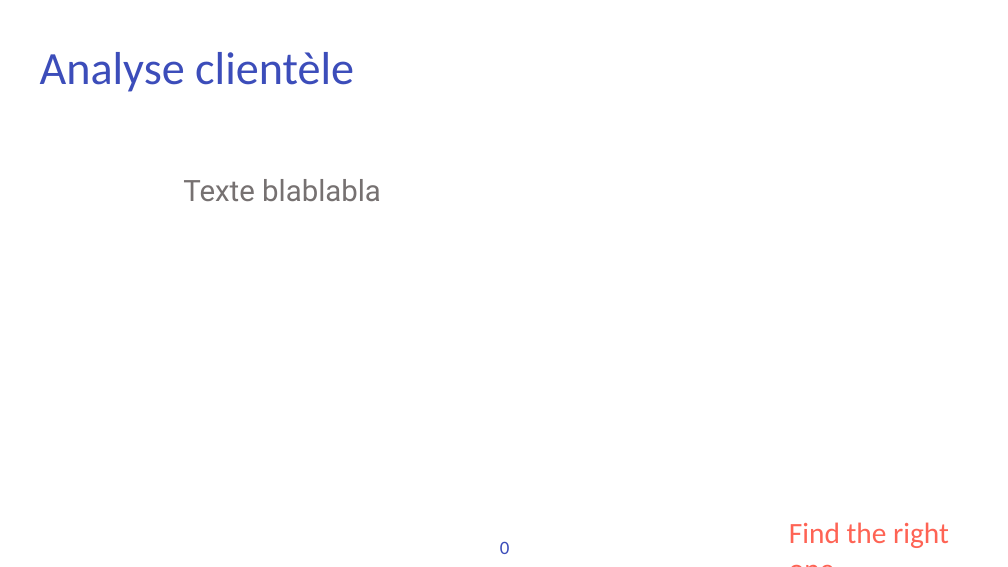
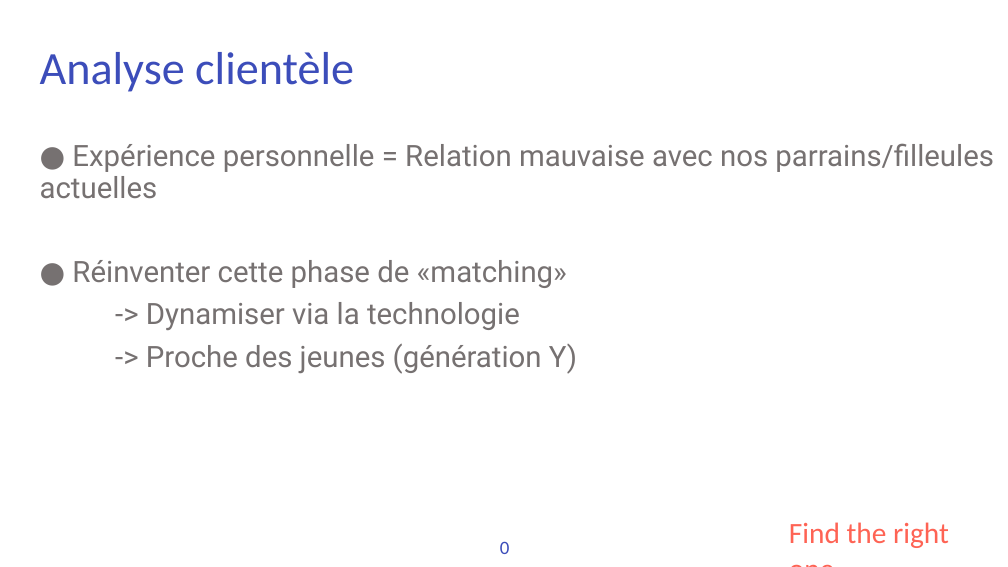
Before and after one commit to solown/ServeurWEB_PROJET, a slide deck: slide 5 of presentation/fr81.pptx. Drawn at 1008x567 pixels with LibreOffice and Linux fonts; fonts in the diff are those of the drawing; background and template pictures are left out. Boxes give left, top, right and bottom in pixels: in the first picture for what was removed or moved away, otherwise in the second. Text is boxed around its words. In the diff, an @@ line names an element or a change of style, - is before the commit and + after.

```diff
--- a/presentation/fr81.pptx
+++ b/presentation/fr81.pptx
@@ text at <box>40,143,994,374</box>: text changed @@
-Texte blablabla
+● Expérience personnelle = Relation mauvaise avec nos parrains/filleules actuelles
+● Réinventer cette phase de «matching»
+-> Dynamiser via la technologie
+-> Proche des jeunes (génération Y)
```
Also in this commit, not shown: 3 other slides changed, 1 other file.
